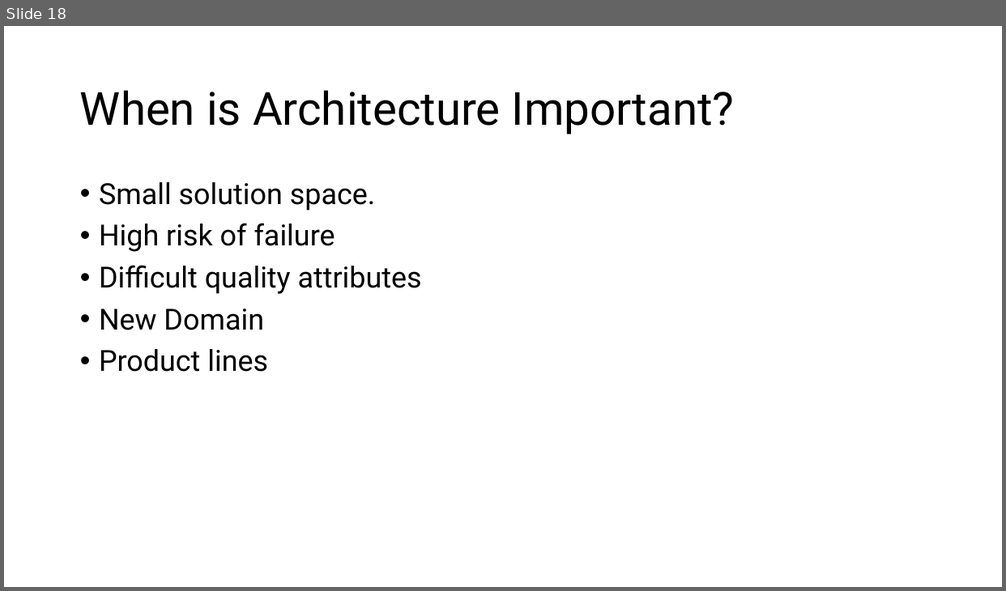
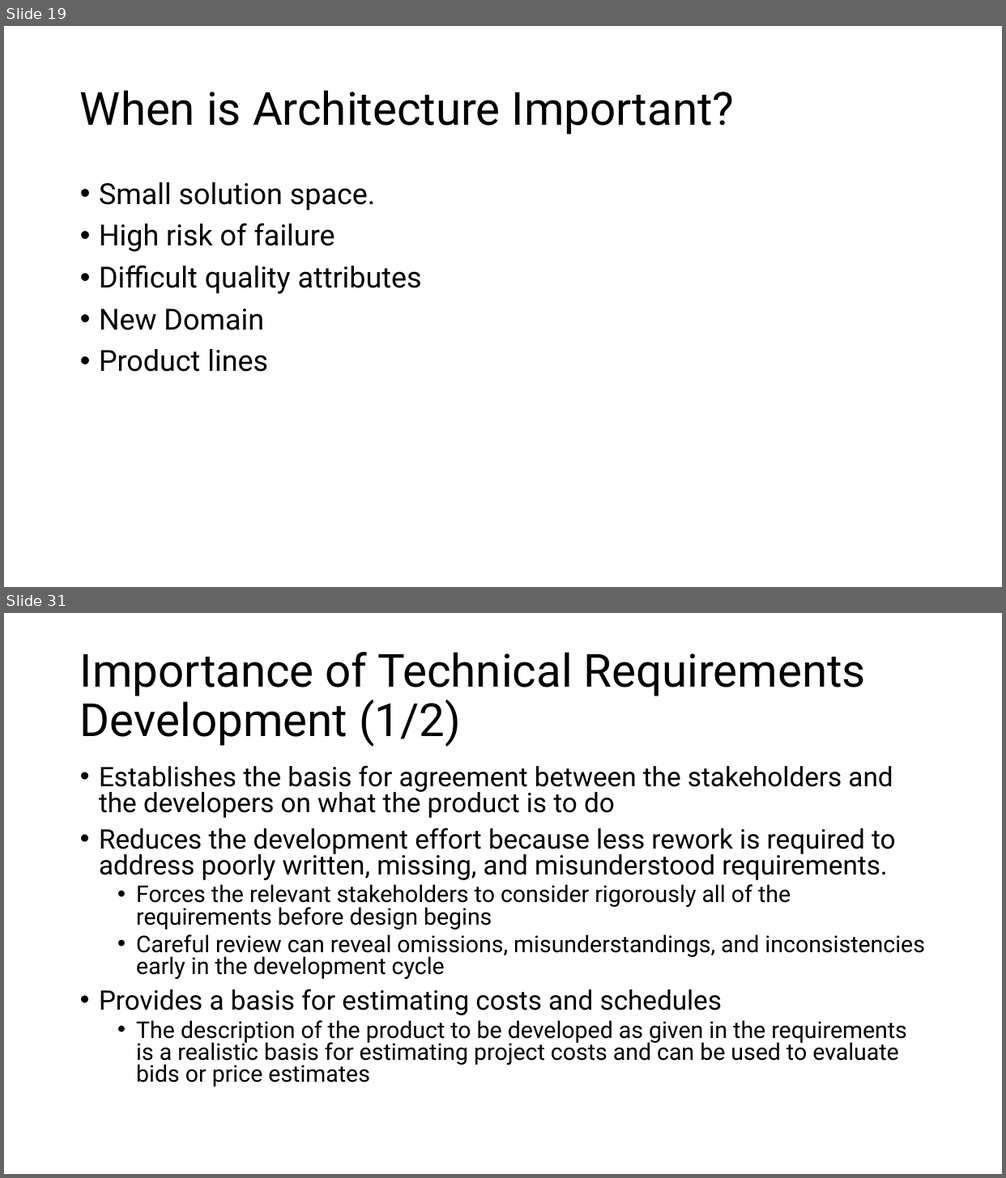
Before and after one commit to aregm/system-design-course, a slide deck: docs/Lecture 1.pptx. Shown one above the other, each under a label of ours: slide 18 before the commit, slides 19 and 31 after it; the slides between them are not shown. The pictures are 1006x591 and 1006x1178 pixels, drawn with LibreOffice and Linux fonts; fonts in the diff are those of the drawing. Boxes give left, top, right and bottom in pixels: in the first picture for what was removed or moved away, otherwise in the second. Text is boxed around its words. In the diff, an @@ line names an element or a change of style, - is before the commit and + after.

```diff
--- a/docs/Lecture 1.pptx
+++ b/docs/Lecture 1.pptx
@@ slide 31 added at bbox=[4, 613, 1002, 1174], background #FFFFFF @@
@@ title added at bbox=[80, 652, 866, 747], 44 pt, text #000000 @@
+Importance of Technical Requirements Development (1/2)
@@ text added at bbox=[99, 765, 925, 1087], 22.2 pt, text #000000 @@
+• Establishes the basis for agreement between the stakeholders and the developers on what the product is to do
+• Reduces the development effort because less rework is required to address poorly written, missing, and misunderstood requirements.
+  • Forces the relevant stakeholders to consider rigorously all of the requirements before design begins
+  • Careful review can reveal omissions, misunderstandings, and inconsistencies early in the development cycle
+• Provides a basis for estimating costs and schedules
+  • The description of the product to be developed as given in the requirements is a realistic basis for estimating project costs and can be used to evaluate bids or price estimates
@@ what was slide 18 is now slide 19 @@
```
Also in this commit, not shown: 3 slides changed, 18 other slides added, 1 slide removed.
